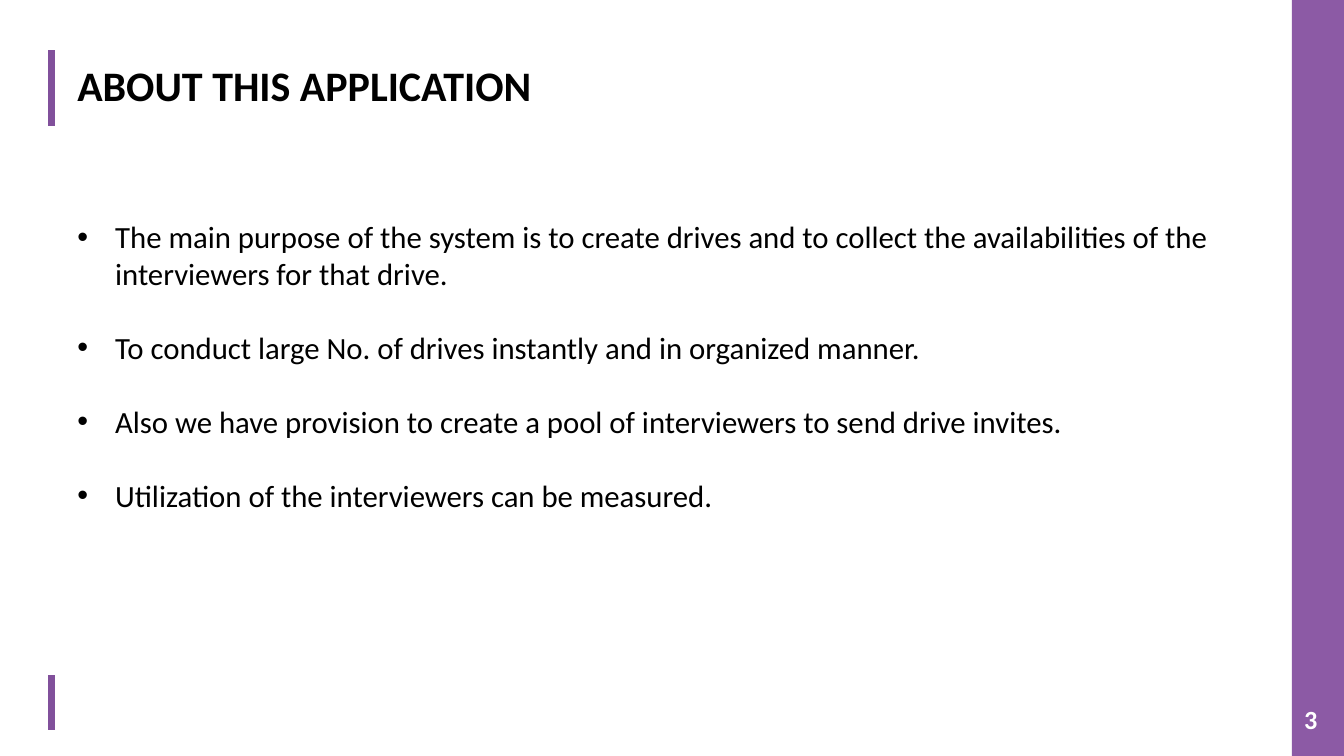
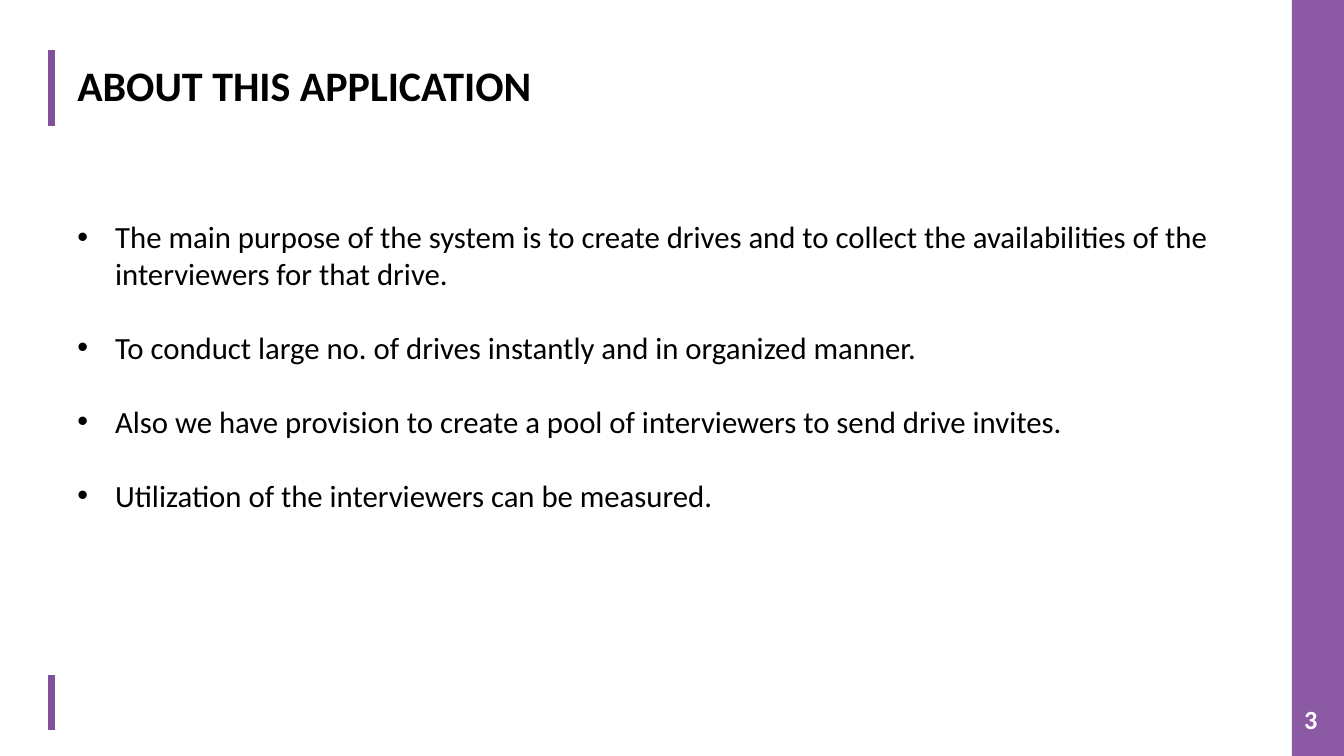
Before and after one commit to TeamAlpha01/Project, a slide deck: slide 3 of Demo PPT/IMS PPT.pptx. Drawn at 1344x756 pixels with LibreOffice and Linux fonts; fonts in the diff are those of the drawing; background and template pictures are left out. Boxes give left, top, right and bottom in pixels: in the first picture for what was removed or moved away, otherwise in the second. Text is boxed around its words. In the diff, an @@ line names an element or a change of style, - is before the commit and + after.

```diff
--- a/Demo PPT/IMS PPT.pptx
+++ b/Demo PPT/IMS PPT.pptx
@@ text at bbox=[115, 337, 916, 365]: text changed @@
-• To conduct large No. of drives instantly and in organized manner.
+• To conduct large no. of drives instantly and in organized manner.
```
Also in this commit, not shown: 2 other slides changed.
